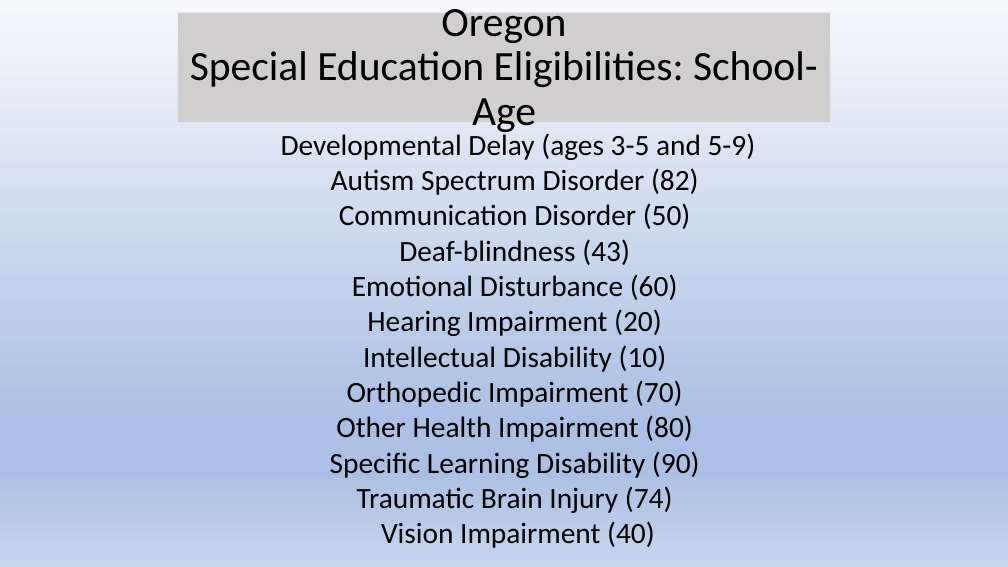
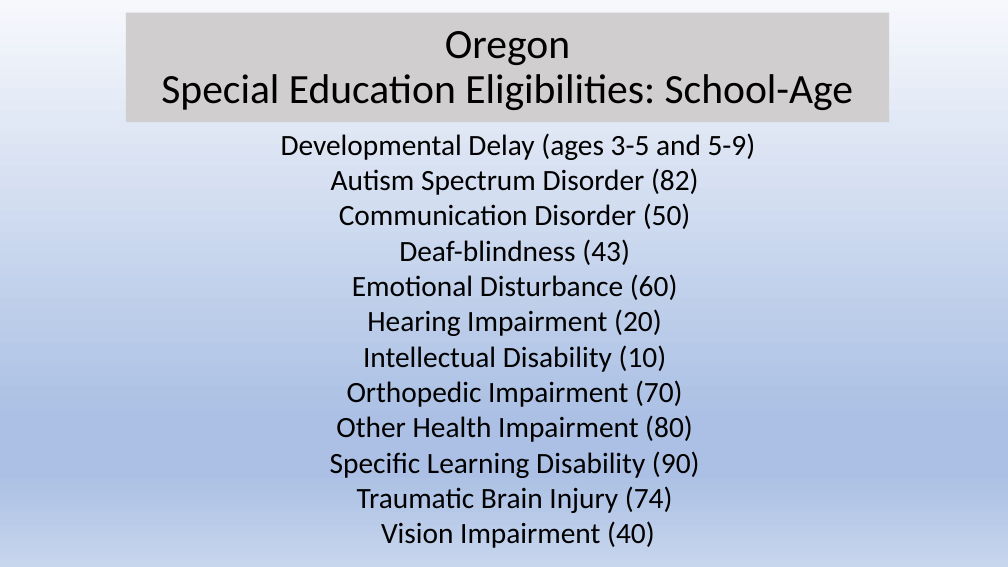
Before and after one commit to Jim-Wright90/cds431_sp22, a slide deck: slide 9 of slides/cds431_week3_2.pptx. Drawn at 1008x567 pixels with LibreOffice and Linux fonts; fonts in the diff are those of the drawing. Boxes give left, top, right and bottom in pixels: in the first picture for what was removed or moved away, otherwise in the second. Text is boxed around its words. In the diff, an @@ line names an element or a change of style, - is before the commit and + after.

```diff
--- a/slides/cds431_week3_2.pptx
+++ b/slides/cds431_week3_2.pptx
@@ title "Oregon Special Education Eligibilities: School-Age": place and size @@
-title "Oregon Special Education Eligibilities: School-Age" at [178, 13, 830, 123]
+title "Oregon Special Education Eligibilities: School-Age" at [126, 13, 890, 123]
```
Also in this commit, not shown: 2 other slides changed, 5 other files.
